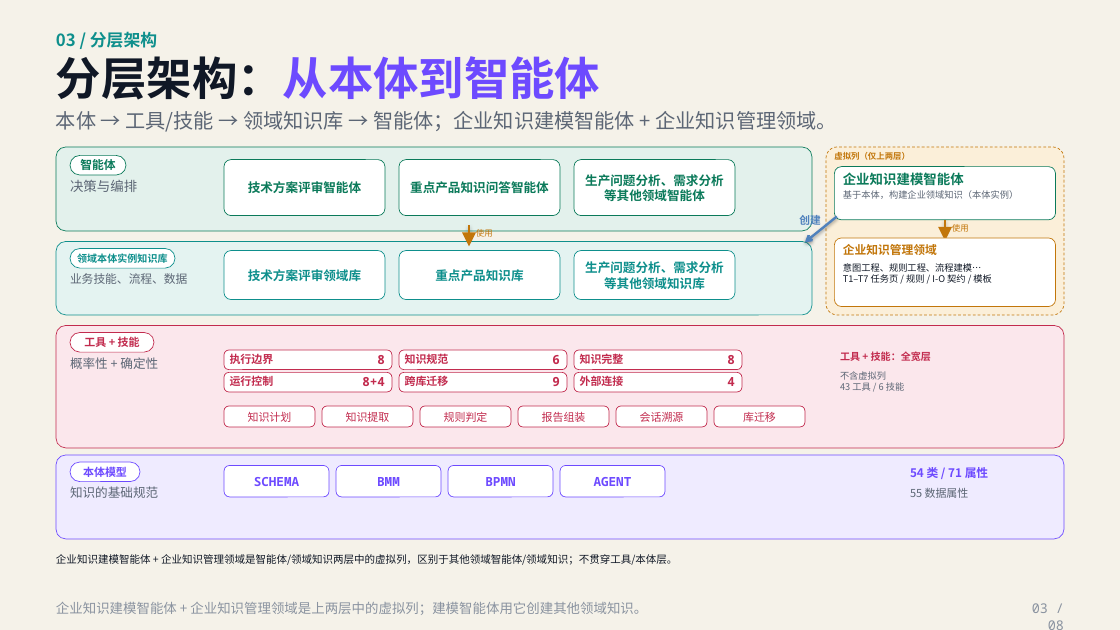
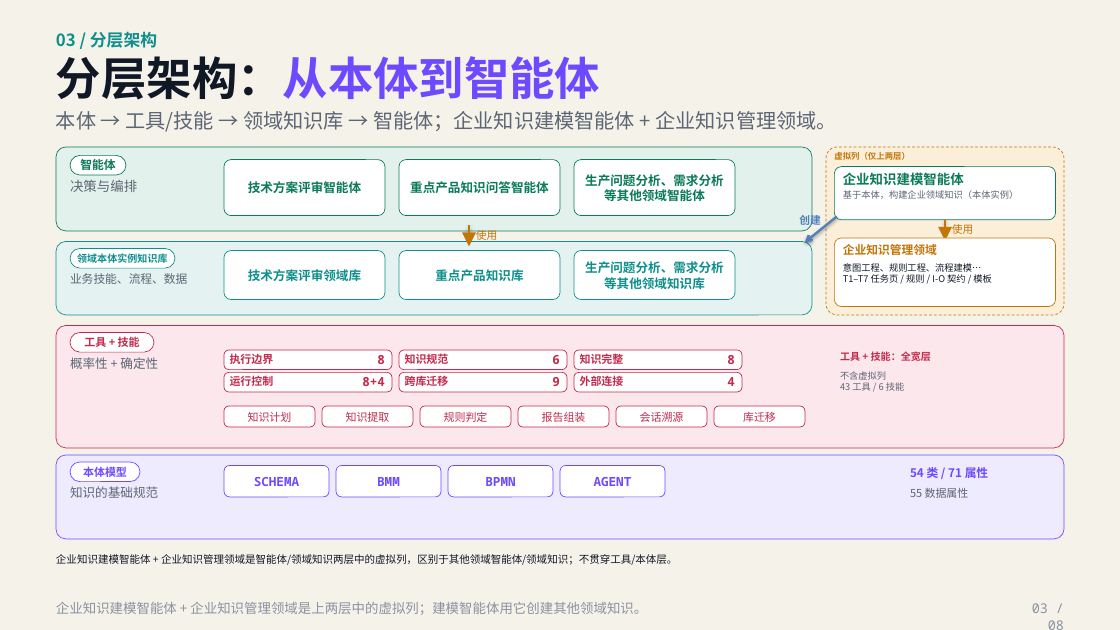
Before and after one commit to painchjy/bodhi, a slide deck: slide 3 of docs/deck/bodhi2-architecture.pptx. Drawn at 1120x630 pixels with LibreOffice and Linux fonts; fonts in the diff are those of the drawing. Boxes give left, top, right and bottom in pixels: in the first picture for what was removed or moved away, otherwise in the second. Text is boxed around its words. In the diff, an @@ line names an element or a change of style, - is before the commit and + after.

```diff
--- a/docs/deck/bodhi2-architecture.pptx
+++ b/docs/deck/bodhi2-architecture.pptx
@@ text "使用" at <box>476,228,497,243</box>: size 7.2 to 9.2 pt @@
@@ text "使用" at <box>952,224,973,234</box>: size 7.2 to 9.2 pt @@
```
Also in this commit, not shown: 3 other slides changed, 3 other files.
